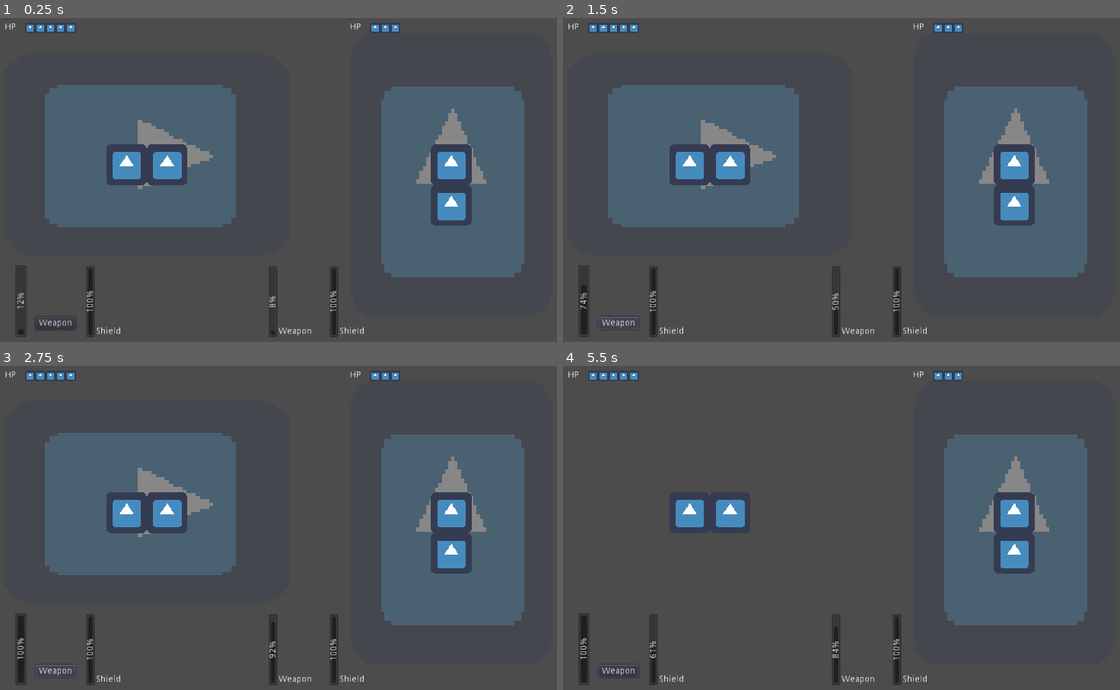
Above: before the commit, frames 1-4 (two rows, left to right).
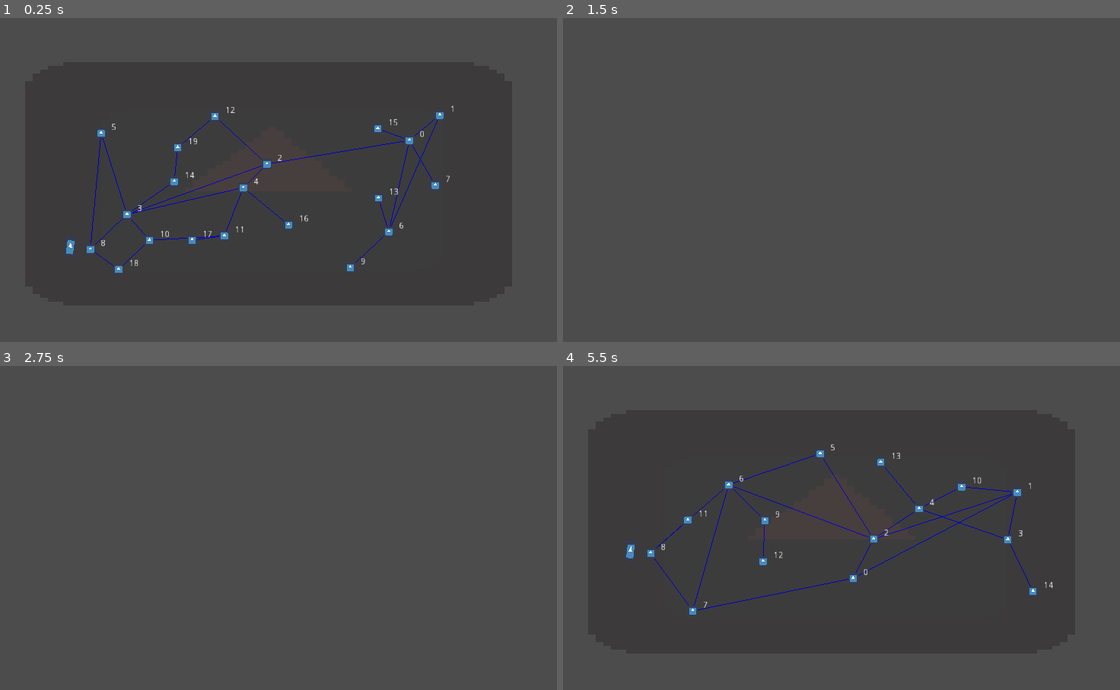
Above: after the commit, the same moments.

Repository: Jev-git/Godot-FTL-Clone
Game: Godot game, scene res://Scenes/Map.tscn
The game is run twice, just before and just after one commit, with the same random seed, the same clock (stepped at 60 frames per second) and the same inputs. Before the commit the project starts from res://Scenes/CombatScene.tscn. The engine's default icon, where the game draws it, is replaced by a stand-in: a white triangle on a blue panel in a dark square.
Inputs (mouse positions are in pixels of both pictures, inside the frame that each line leads up to):
- Up to frame 1 (0.25 s): no input
- Up to frame 2 (1.5 s): click (618, 322) at 0.5 s, where only the run before the commit has a clickable "Weapon"; click (618, 322) at 1.25 s, where only the run before the commit has a clickable "Weapon"
- Up to frame 3 (2.75 s): click (55, 670) at 2 s, where only the run before the commit has a clickable "Weapon"
- Up to frame 4 (5.5 s): tap Enter at 2.75, 5 s; move the mouse to (964, 515) at 2.77 s; click (964, 515) at 2.92 s; tap Space at 3.02, 3.77, 4.25, 5.27 s; move the mouse to (707, 547) at 3.52 s; click (707, 547) at 3.67 s; move the mouse to (891, 456) at 4.27 s; click (891, 456) at 4.42 s; move the mouse to (802, 599) at 5.02 s; click (802, 599) at 5.17 s

The runs differ from the first frame. In frame 1, 30% of the frame differs, in the area x 0-95%, y 1-99%; in frame 2, 29%; in frame 3, 29%; in frame 4, 17%.

Commit message:
+ Able to jump to neighbor beacons

Diff:
--- a/Scripts/Beacon.gd
+++ b/Scripts/Beacon.gd
@@ -1,12 +1,38 @@
 extends Node2D
 
 onready var m_anNeighborBeacons = []
+onready var m_bIsMouseOver: bool = false
+onready var m_iIndex: int
 
-func set_index(iIndex: int):
-	$RichTextLabel.text = String(iIndex)
+signal pressed
 
-func add_neighbor_beacon(nNeighbor: Node2D):
-	m_anNeighborBeacons.append(nNeighbor)
+func _ready():
+	$TextureRect.connect("mouse_entered", self, "on_mouse_entered")
+	$TextureRect.connect("mouse_exited", self, "on_mouse_exited")
+
+func _input(event):
+	if event is InputEventMouse:
+		if event.is_pressed() and m_bIsMouseOver:
+			emit_signal("pressed")
+
+func on_mouse_entered():
+	m_bIsMouseOver = true
+
+func on_mouse_exited():
+	m_bIsMouseOver = false
+
+func set_index(_iIndex: int):
+	m_iIndex = _iIndex
+	$RichTextLabel.text = String(_iIndex)
+
+func add_neighbor_beacon(_nNeighbor: Node2D):
+	m_anNeighborBeacons.append(_nNeighbor)
 
 func get_neighbor_count() -> int:
 	return m_anNeighborBeacons.size();
+
+func is_neighbor_of_beacon(_iIndex: int) -> bool:
+	for nNeighbor in m_anNeighborBeacons:
+		if nNeighbor.m_iIndex == _iIndex:
+			return true
+	return false
--- a/Scripts/MapPopup.gd
+++ b/Scripts/MapPopup.gd
@@ -9,7 +9,7 @@
 onready var m_bIsHighlightingNeighbors: bool = false
 # Ship current position
 onready var m_nMyShip: Node2D = $MyShip
-onready var m_iMyShipCurrentBeaconIndex: int = 0
+onready var m_iMyShipCurrentBeaconIndex: int
 
 func _ready():
 	popup_centered()
@@ -18,11 +18,12 @@
 		var nTexture = m_anBeacons[i].get_node("TextureRect")
 		nTexture.connect("mouse_entered", self, "highlight_beacon", [i, true])
 		nTexture.connect("mouse_exited", self, "highlight_beacon", [i, false])
+		m_anBeacons[i].connect("pressed", self, "jump_to_beacon", [i])
 
 		# Ship initial position
 		if m_anBeacons[i].position.x < m_anBeacons[m_iMyShipCurrentBeaconIndex].position.x:
 			m_iMyShipCurrentBeaconIndex = i
-	jump_to_beacon(m_iMyShipCurrentBeaconIndex)
+			m_nMyShip.position = m_anBeacons[i].position
 
 func _process(delta):
 	m_nMyShip.rotate(0.5 * delta)
@@ -43,7 +44,8 @@
 	m_bIsHighlightingNeighbors = _bIsHighlighting
 	update()
 
-func jump_to_beacon(iIndex: int):
-#	print(iIndex)
-	m_iMyShipCurrentBeaconIndex = iIndex
-	m_nMyShip.position = m_anBeacons[iIndex].position
+func jump_to_beacon(_iIndex: int):
+	if !m_anBeacons[_iIndex].is_neighbor_of_beacon(m_iMyShipCurrentBeaconIndex):
+		return
+	m_iMyShipCurrentBeaconIndex = _iIndex
+	m_nMyShip.position = m_anBeacons[_iIndex].position
--- a/project.godot
+++ b/project.godot
@@ -27,7 +27,7 @@
 [application]
 
 config/name="FTL Clone"
-run/main_scene="res://Scenes/CombatScene.tscn"
+run/main_scene="res://Scenes/Map.tscn"
 config/icon="res://icon.png"
 
 [display]
